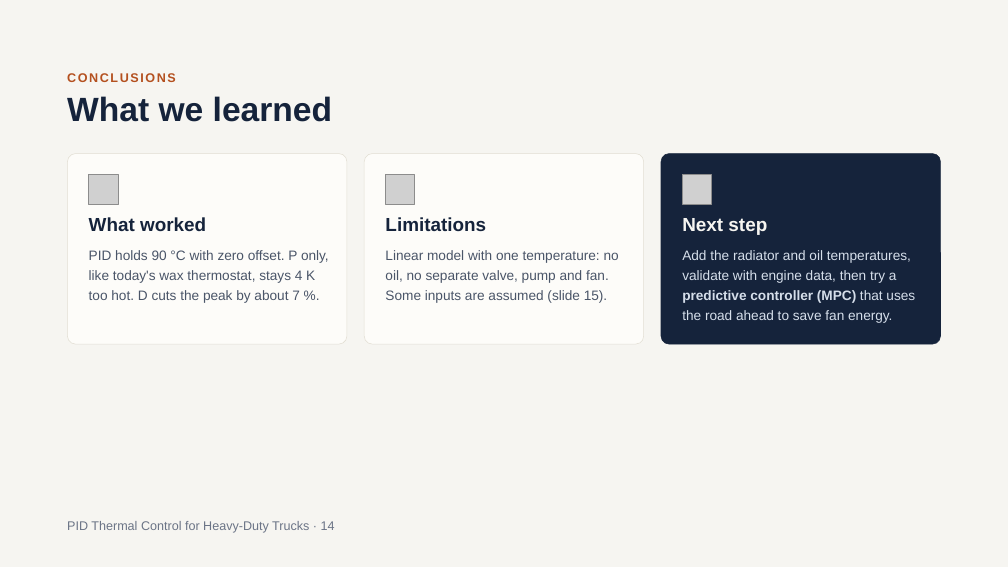
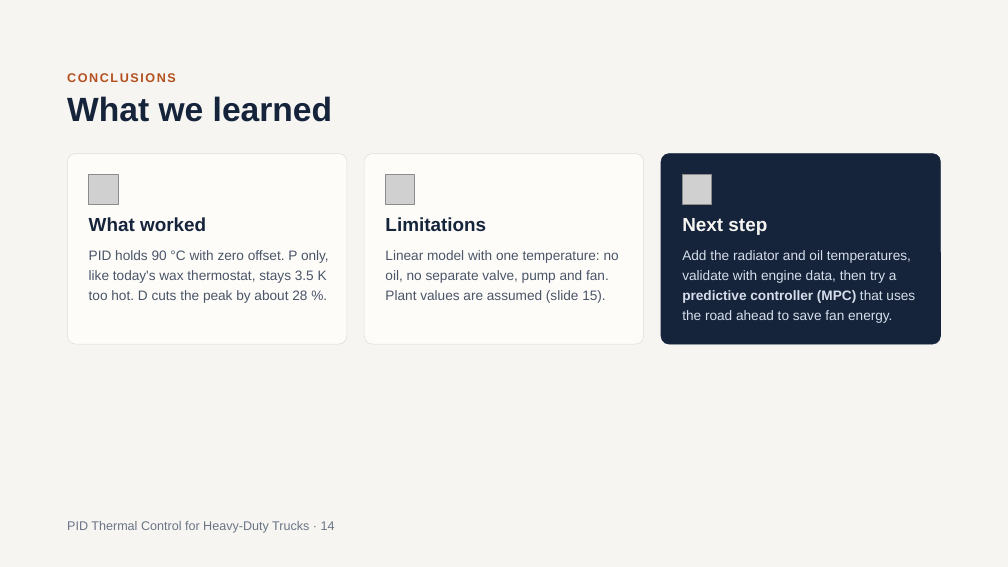
Before and after one commit to SushanthBibi/PID-Cooling-matlab, a slide deck: slide 14 of PID_Thermal_Control_for_Heavy-Duty_Trucks_v2.pptx. Drawn at 1008x567 pixels with LibreOffice and Linux fonts; fonts in the diff are those of the drawing; grey boxes stand for pictures. Boxes give left, top, right and bottom in pixels: in the first picture for what was removed or moved away, otherwise in the second. Text is boxed around its words. In the diff, an @@ line names an element or a change of style, - is before the commit and + after.

```diff
--- a/PID_Thermal_Control_for_Heavy-Duty_Trucks_v2.pptx
+++ b/PID_Thermal_Control_for_Heavy-Duty_Trucks_v2.pptx
@@ text at box(89, 250, 329, 303): text changed @@
-PID holds 90 °C with zero offset. P only, like today's wax thermostat, stays 4 K too hot. D cuts the peak by about 7 %.
+PID holds 90 °C with zero offset. P only, like today's wax thermostat, stays 3.5 K too hot. D cuts the peak by about 28 %.
@@ text at box(385, 250, 619, 303): text changed @@
-Linear model with one temperature: no oil, no separate valve, pump and fan. Some inputs are assumed (slide 15).
+Linear model with one temperature: no oil, no separate valve, pump and fan. Plant values are assumed (slide 15).
```
Also in this commit, not shown: 8 other slides changed.
